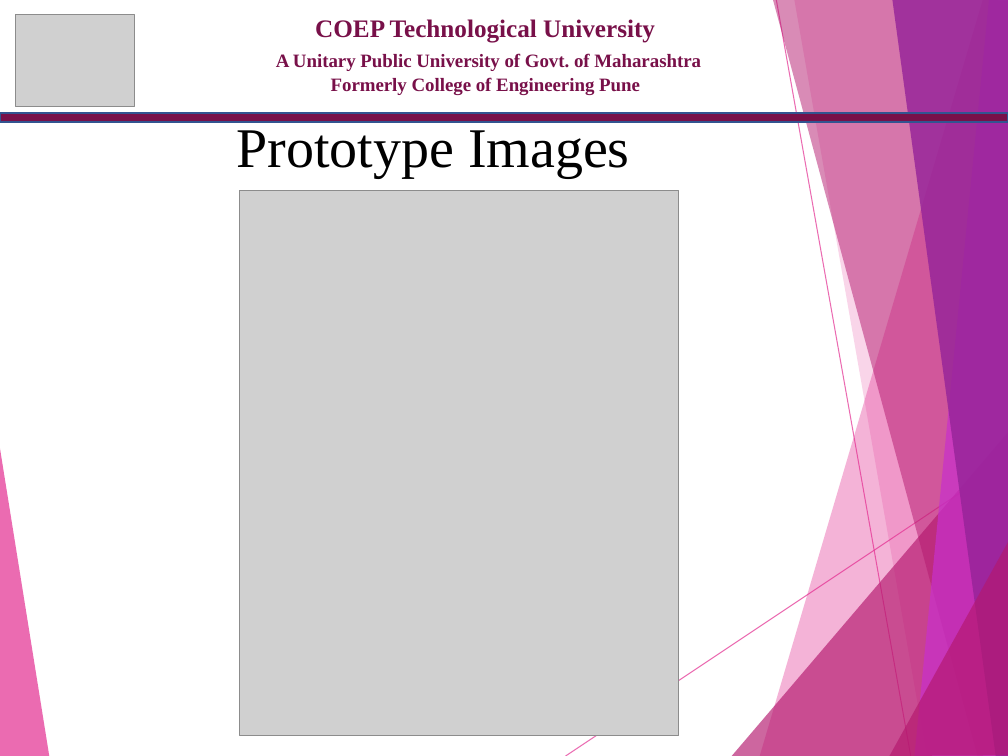
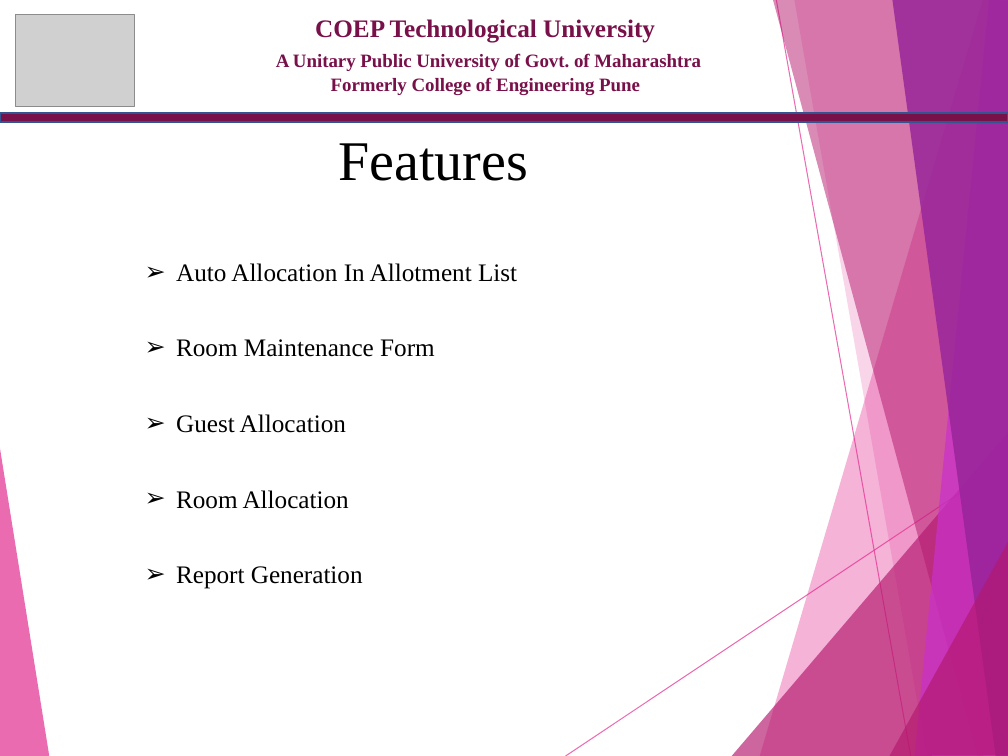
Before and after one commit to Anantahatwar09/Hostel-Management-COEP-Tech, a slide deck: slide 5 of HackSparrow.pptx. Drawn at 1008x756 pixels with LibreOffice and Linux fonts; fonts in the diff are those of the drawing; grey boxes stand for pictures. Boxes give left, top, right and bottom in pixels: in the first picture for what was removed or moved away, otherwise in the second. Text is boxed around its words. In the diff, an @@ line names an element or a change of style, - is before the commit and + after.

```diff
--- a/HackSparrow.pptx
+++ b/HackSparrow.pptx
@@ text at (338, 143, 527, 181): text changed @@
-Prototype Images
+Features
@@ picture removed at (240, 191, 679, 736) @@
@@ text added at (176, 263, 517, 589), 18 pt, text #000000 @@
+➢ Auto Allocation In Allotment List
+➢ Room Maintenance Form
+➢ Guest Allocation
+➢ Room Allocation
+➢ Report Generation
```
Also in this commit, not shown: 1 other slide changed, 4 slides removed.
